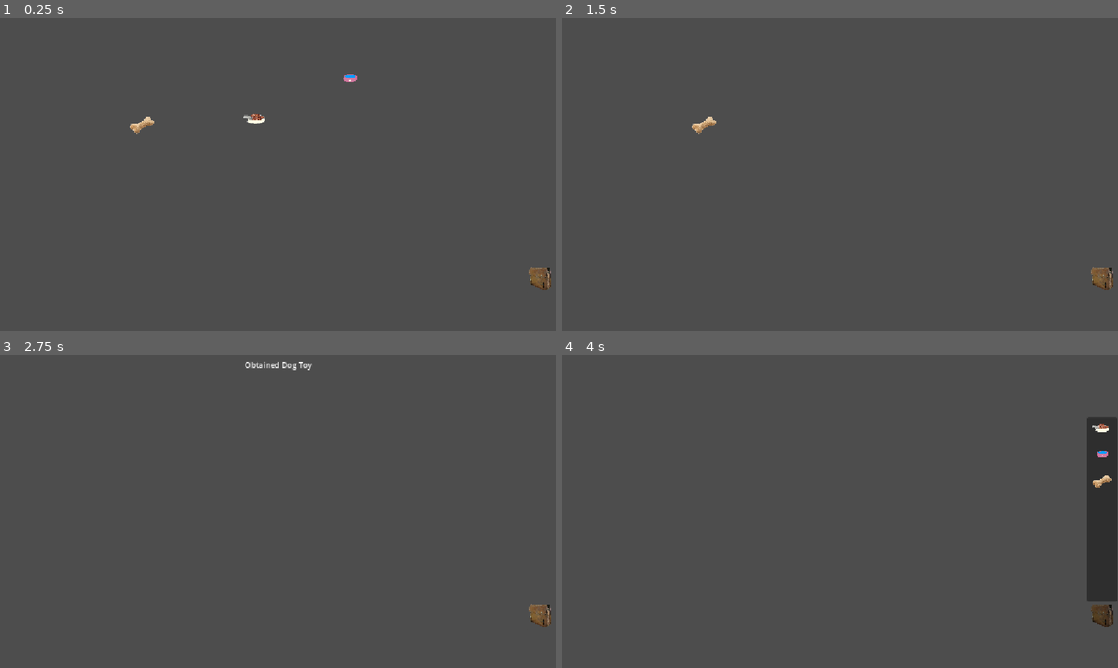
Above: before the commit, frames 1-4 (two rows, left to right).
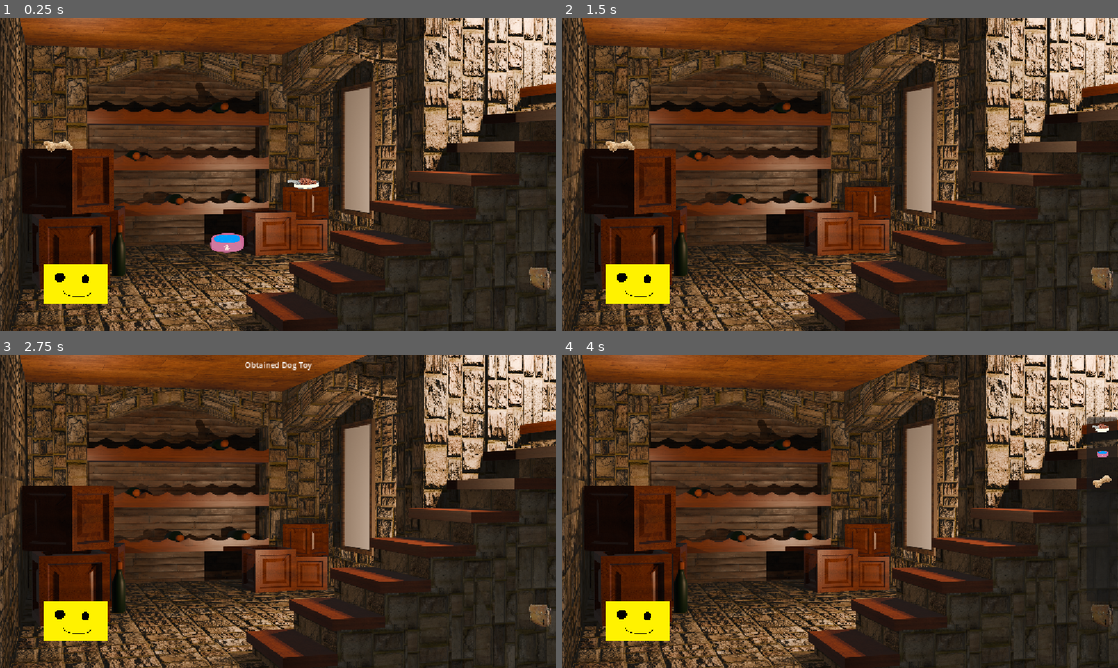
Above: after the commit, the same moments.

Repository: jegeiii/kafcult-co.-s-GIMJAM
Game: Godot game, scene res://scenes/ACT2.tscn
Two runs of this game, one before a commit and one after it. Both use one fixed random seed, a clock stepped at 60 frames per second and the inputs below. This scene is started directly instead of the project's main scene. Sound files missing from this copy of the repository are replaced by a short silence.
Inputs (mouse positions are in pixels of both pictures, inside the frame that each line leads up to; where the layout moved, square brackets give the same spot in the first picture):
- Up to frame 1 (0.25 s): no input
- Up to frame 2 (1.5 s): click (867, 183) [817, 121] at 0.5 s; click (789, 246) [912, 80] at 1.25 s
- Up to frame 3 (2.75 s): click (55, 483) [144, 461] at 2 s
- Up to frame 4 (4 s): click (639, 621) at 2.77 s; click "<" at 3.5 s

The runs differ from the first frame. In frame 1, 100% of the frame differs, in the area x 0-100%, y 0-100%; in frame 2, 100%; in frame 3, 100%; in frame 4, 97%.

Commit message:
feat: added even more dialogues yay

Diff:
--- a/dialogues/act_2_part_9.json
+++ b/dialogues/act_2_part_9.json
@@ -18,7 +18,7 @@
 	},
 	{
 	  "name": "PlaySoundEffect",
-	  "path": "[<DOG BARKING AND TOY SQUEAKING AS WALTER BITES IT>]"
+	  "path": "res://audio/Dog Bark 1.wav"
 	},
 	{
 	  "name": "LoadText",
--- a/scenes/ACT2.tscn
+++ b/scenes/ACT2.tscn
@@ -13,6 +13,7 @@
 [ext_resource type="PackedScene" uid="uid://cvqlnlldj05ok" path="res://scenes/dialogue_ui.tscn" id="8_udecq"]
 [ext_resource type="Texture2D" uid="uid://cgi7l5ivehs1c" path="res://graphics/rotten_meat.png" id="9_wbxdu"]
 [ext_resource type="Texture2D" uid="uid://crf0d4l75qq71" path="res://graphics/dogfood.png" id="11_600ry"]
+[ext_resource type="Texture2D" uid="uid://ir84836xl5rn" path="res://graphics/basement.png" id="11_bn5lx"]
 [ext_resource type="Texture2D" uid="uid://c568v606lbe2x" path="res://graphics/water.png" id="12_bn5lx"]
 [ext_resource type="Texture2D" uid="uid://b5j30cj73g77a" path="res://graphics/toy.png" id="13_4sy8i"]
 
@@ -158,40 +159,55 @@
 offset_right = 40.0
 offset_bottom = 40.0
 
-[node name="basement" type="Control" parent="." unique_id=1306281374]
-layout_mode = 3
-anchors_preset = 0
-offset_left = 515.0
-offset_top = 296.0
-offset_right = 555.0
-offset_bottom = 336.0
+[node name="basement" type="TextureRect" parent="." unique_id=1910798505]
+offset_right = 1152.0
+offset_bottom = 648.0
+texture = ExtResource("11_bn5lx")
+expand_mode = 1
+stretch_mode = 5
 
 [node name="dogfood" parent="basement" unique_id=1288662413 instance=ExtResource("4_qt1qe")]
 layout_mode = 0
-offset_left = -17.0
-offset_top = -115.0
-offset_right = 48.0
-offset_bottom = -53.0
+offset_left = 589.0
+offset_top = 307.00003
+offset_right = 679.0
+offset_bottom = 412.40546
+scale = Vector2(1, 0.74)
 texture_normal = ExtResource("11_600ry")
 item_id = "dogfood"
+usable = true
 
 [node name="water" parent="basement" unique_id=738309657 instance=ExtResource("4_qt1qe")]
 layout_mode = 0
-offset_left = 177.0
-offset_top = -199.0
-offset_right = 242.0
-offset_bottom = -137.0
+offset_left = 312.0
+offset_top = 397.0
+offset_right = 624.0
+offset_bottom = 552.0
 texture_normal = ExtResource("12_bn5lx")
 item_id = "water"
+usable = true
 
 [node name="toy" parent="basement" unique_id=1634944282 instance=ExtResource("4_qt1qe")]
 layout_mode = 0
-offset_left = -253.0
-offset_top = -105.0
-offset_right = -188.0
-offset_bottom = -43.0
+offset_left = 73.999985
+offset_top = 217.99997
+offset_right = 191.18365
+offset_bottom = 293.93155
+rotation = 0.33684856
+scale = Vector2(1, 0.765)
 texture_normal = ExtResource("13_4sy8i")
 item_id = "toy"
+usable = true
+
+[node name="dog" type="TextureButton" parent="basement" unique_id=1072540421]
+layout_mode = 0
+offset_left = 91.0
+offset_top = 507.0
+offset_right = 224.0
+offset_bottom = 593.0
+texture_normal = ExtResource("2_t1gpn")
+ignore_texture_size = true
+stretch_mode = 5
 
 [node name="CanvasLayer" type="CanvasLayer" parent="." unique_id=457309828]
 
@@ -210,3 +226,4 @@
 [connection signal="mouse_entered" from="distorted_dining_room/rotten_meat" to="." method="_on_rotten_meat_mouse_entered"]
 [connection signal="pressed" from="distorted_dining_room/rotten_meat" to="." method="_on_rotten_meat_pressed"]
 [connection signal="pressed" from="distorted_dining_room/charles\'s sillhouette" to="." method="_on_charless_sillhouette_pressed"]
+[connection signal="pressed" from="basement/dog" to="." method="_on_dog_pressed"]
--- a/scenes/act_2.gd
+++ b/scenes/act_2.gd
@@ -112,3 +112,42 @@
 func _on_rotten_meat_pressed() -> void:
 	if InventoryUi.using_item == "knife":
 		AudioManager.play_sfx("res://audio/Meat Cut Sound.wav")
+
+var given_water: bool = false
+var given_food: bool = false
+func _on_give_dog_food_and_water() -> void:
+	if InventoryUi.using_item == "water":
+		given_water = true
+		InventoryUi.using_item = "none"
+		InventoryUi.remove_item("water")
+	if InventoryUi.using_item == "dogfood":
+		given_food = true
+		InventoryUi.using_item = "none"
+		InventoryUi.remove_item("dogfood")
+	if given_food and given_water:
+		DialogueManager.initiate_dialogue("res://dialogues/act_2_part_8.json")
+		$basement/dog.button_pressed.connect(_on_give_dog_toy)
+
+func _on_give_dog_toy():
+	if InventoryUi.using_item == "toy":
+		InventoryUi.remove_item("toy")
+		InventoryUi.using_item = "none"
+		DialogueManager.initiate_dialogue("res://dialogues/act_2_part_9.json")
+		$basement/dog.button_pressed.disconnect(_on_give_dog_toy)
+		$basement/dog.button_pressed.connect(pet_dog)
+
+func pet_dog():
+	if InventoryUi.using_item == "none":
+		DialogueManager.initiate_dialogue("res://dialogues/flashback_2.json")
+		$basement/dog.button_pressed.disconnect(pet_dog)
+		DialogueManager.dialogue_end.connect(flashback_2_end)
+
+func flashback_2_end():
+	var tween = create_tween()
+	tween.tween_property($basement/dog, "self_modulate:a", 0.0, 2.0)
+	DialogueManager.dialogue_end.disconnect(flashback_2_end)
+	DialogueManager.initiate_dialogue("res://dialogues/act_2_part_10.json")
+	DialogueManager.dialogue_end.connect(basement_done)
+
+func basement_done():
+	pass
Binary file added: graphics/basement.png
Not shown, added: graphics/basement.png.import
